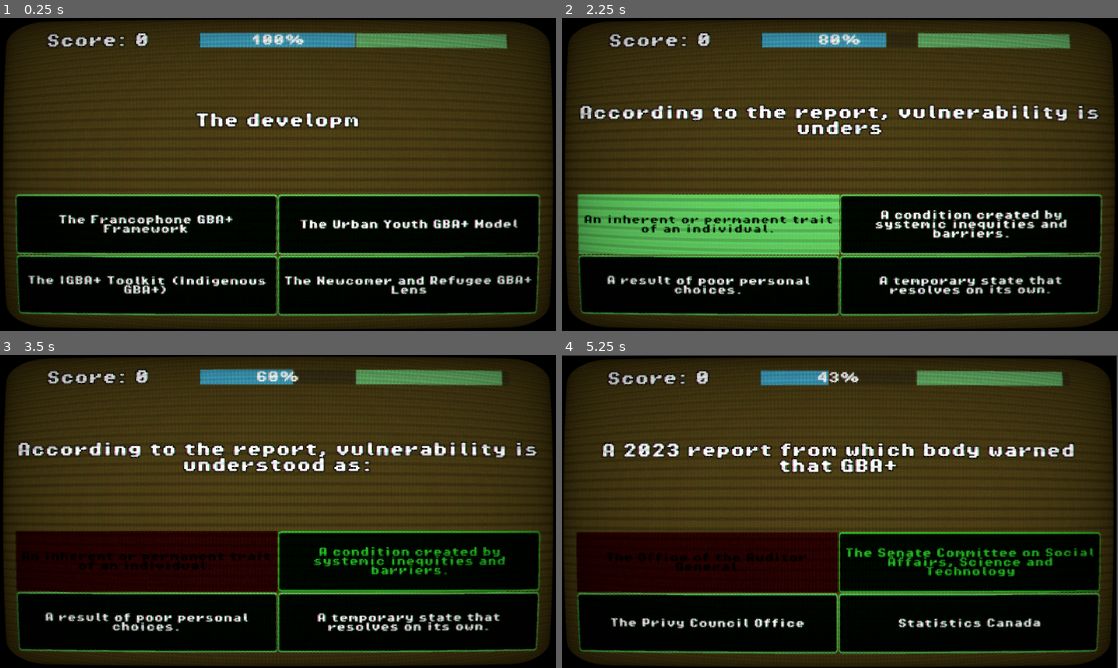
Above: before the commit, frames 1-4 (two rows, left to right).
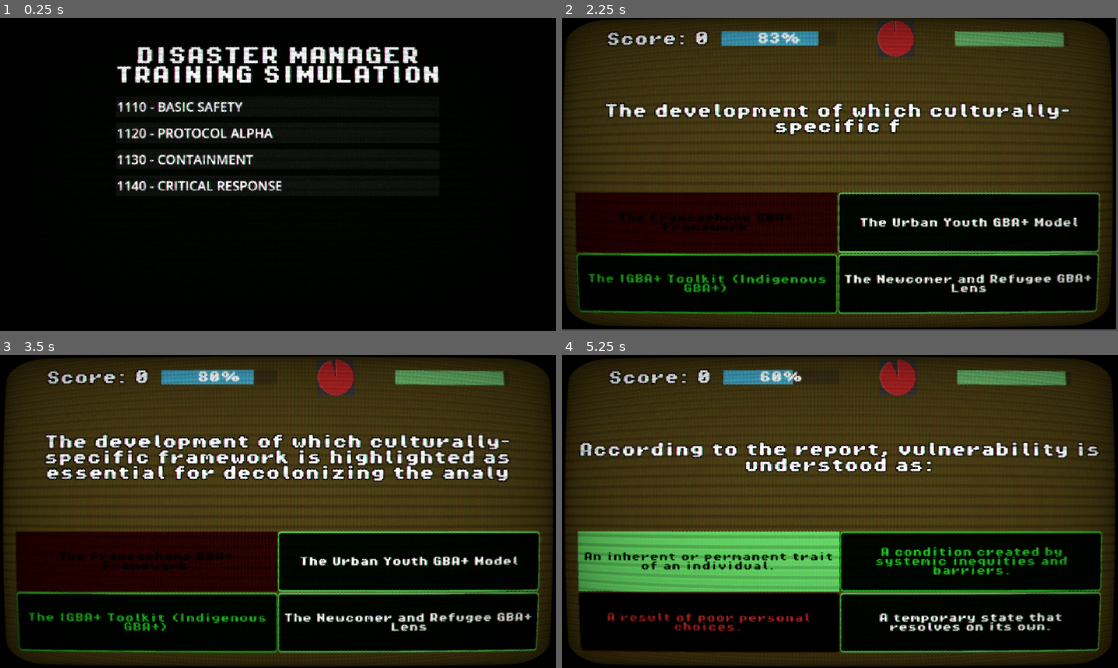
Above: after the commit, the same moments.

Repository: nzach123/multiplechoicequizgame_01a
Game: Godot game, scene res://scenes/MainMenu.tscn
Two runs of this game, one before a commit and one after it. Both use one fixed random seed, a clock stepped at 60 frames per second and the inputs below. Before the commit the project starts from res://scenes/quiz_scene.tscn. Sound files missing from this copy of the repository are replaced by a short silence.
Inputs (mouse positions are in pixels of both pictures, inside the frame that each line leads up to):
- Up to frame 1 (0.25 s): no input
- Up to frame 2 (2.25 s): click (706, 224) at 0.5 s, where only the run before the commit has a clickable "The Francophone GBA+ Framework"; click (840, 105) at 1.25 s, where only the run after the commit has a clickable "1110 - BASIC SAFETY"; click "The Francophone GBA+ Framework" at 2 s
- Up to frame 3 (3.5 s): click "An inherent or permanent trai…" (after the commit: "The Francophone GBA+ Framework") at 2.75 s
- Up to frame 4 (5.25 s): click "A condition created by system…" (after the commit: "The Urban Youth GBA+ Model") at 3.5 s; click "A result of poor personal cho…" at 4.25 s; click "The Office of the Auditor Gen…" (after the commit: "An inherent or permanent trai…") at 5 s

The runs differ from the first frame. In frame 1, 66% of the frame differs, in the area x 0-100%, y 0-100%; in frame 2, 27%; in frame 3, 16%; in frame 4, 24%.

Commit message:
Add main menu and circular timer, refactor scene flow
Introduces a new Main Menu scene and script, updates the project to start at the main menu, and enables course selection with dynamic button generation. Adds a circular timer to the quiz scene with new textures, and updates GameSession to sync the timer. Removes the obsolete QuizData.gd script, and updates AARScreen to return to the main menu instead of restarting the quiz.

Diff:
--- a/project.godot
+++ b/project.godot
@@ -11,7 +11,7 @@
 [application]
 
 config/name="MultipleChoiceQuizGame_01a"
-run/main_scene="uid://b74ltasqu7ps5"
+run/main_scene="res://scenes/MainMenu.tscn"
 config/features=PackedStringArray("4.4", "GL Compatibility")
 config/icon="res://icon.svg"
 
--- /dev/null
+++ b/resources/textures/timer_bg.tres
@@ -0,0 +1,12 @@
+[gd_resource type="GradientTexture2D" load_steps=2 format=3 uid="uid://cu3bc6hhigkdn"]
+
+[sub_resource type="Gradient" id="Gradient_circle_bg"]
+colors = PackedColorArray(0.18, 0.18, 0.18, 1, 0.18, 0.18, 0.18, 1)
+
+[resource]
+gradient = SubResource("Gradient_circle_bg")
+width = 128
+height = 128
+fill = 1
+fill_from = Vector2(0.5, 0.5)
+fill_to = Vector2(0.5, 0)
--- /dev/null
+++ b/resources/textures/timer_fg.tres
@@ -0,0 +1,13 @@
+[gd_resource type="GradientTexture2D" load_steps=2 format=3 uid="uid://bea340qugpmjo"]
+
+[sub_resource type="Gradient" id="Gradient_circle_fg"]
+offsets = PackedFloat32Array(0, 0.95, 1)
+colors = PackedColorArray(1, 0, 0, 1, 1, 0, 0, 1, 1, 0, 0, 0)
+
+[resource]
+gradient = SubResource("Gradient_circle_fg")
+width = 128
+height = 128
+fill = 1
+fill_from = Vector2(0.5, 0.5)
+fill_to = Vector2(0.5, 0)
--- a/scenes/AARScreen.tscn
+++ b/scenes/AARScreen.tscn
@@ -106,9 +106,11 @@
 
 [node name="ScrollContainer" type="ScrollContainer" parent="VBoxContainer"]
 layout_mode = 2
+size_flags_vertical = 3
 
 [node name="VBoxContainer" type="VBoxContainer" parent="VBoxContainer/ScrollContainer"]
 layout_mode = 2
+size_flags_horizontal = 3
 
 [node name="CRTScreen" type="ColorRect" parent="."]
 material = SubResource("ShaderMaterial_luru2")
--- /dev/null
+++ b/scenes/MainMenu.tscn
@@ -0,0 +1,96 @@
+[gd_scene load_steps=6 format=3 uid="uid://c8j7k5m2p1q4n"]
+
+[ext_resource type="Script" uid="uid://bet0vs3tt2bki" path="res://scripts/MainMenu.gd" id="1_menu"]
+[ext_resource type="Theme" uid="uid://dmi3jf6jonyoq" path="res://resources/themes/title_theme.tres" id="1_theme"]
+[ext_resource type="Shader" uid="uid://catxjmc45pfvr" path="res://resources/shaders/crt_screen.gdshader" id="2_shader"]
+[ext_resource type="AudioStream" uid="uid://cwi8tg0tp5a6h" path="res://assets/audio/ClickSFX/click_003.ogg" id="3_sfx"]
+
+[sub_resource type="ShaderMaterial" id="ShaderMaterial_crt"]
+shader = ExtResource("2_shader")
+shader_parameter/overlay = true
+shader_parameter/scanlines_opacity = 0.2
+shader_parameter/scanlines_width = 0.25
+shader_parameter/grille_opacity = 0.15
+shader_parameter/resolution = Vector2(640, 480)
+shader_parameter/pixelate = true
+shader_parameter/roll = true
+shader_parameter/roll_speed = 0.0
+shader_parameter/roll_size = 15.0
+shader_parameter/roll_variation = 1.8
+shader_parameter/distort_intensity = 0.0
+shader_parameter/noise_opacity = 0.0
+shader_parameter/noise_speed = 5.0
+shader_parameter/static_noise_intensity = 0.02
+shader_parameter/aberration = 0.00500005
+shader_parameter/brightness = 1.4
+shader_parameter/discolor = true
+shader_parameter/warp_amount = 0.11
+shader_parameter/clip_warp = false
+shader_parameter/vignette_intensity = 0.3
+shader_parameter/vignette_opacity = 0.5
+
+[node name="MainMenu" type="Control"]
+layout_mode = 3
+anchors_preset = 15
+anchor_right = 1.0
+anchor_bottom = 1.0
+grow_horizontal = 2
+grow_vertical = 2
+script = ExtResource("1_menu")
+
+[node name="ColorRect" type="ColorRect" parent="."]
+layout_mode = 1
+anchors_preset = 15
+anchor_right = 1.0
+anchor_bottom = 1.0
+grow_horizontal = 2
+grow_vertical = 2
+color = Color(0.0156863, 0.054902, 0.0156863, 1)
+
+[node name="VBoxContainer" type="VBoxContainer" parent="."]
+layout_mode = 1
+anchors_preset = 15
+anchor_right = 1.0
+anchor_bottom = 1.0
+grow_horizontal = 2
+grow_vertical = 2
+theme_override_constants/separation = 40
+
+[node name="MarginContainer_Title" type="MarginContainer" parent="VBoxContainer"]
+layout_mode = 2
+theme_override_constants/margin_top = 100
+
+[node name="TitleLabel" type="Label" parent="VBoxContainer/MarginContainer_Title"]
+layout_mode = 2
+theme = ExtResource("1_theme")
+theme_override_font_sizes/font_size = 64
+text = "DISASTER MANAGER
+TRAINING SIMULATION"
+horizontal_alignment = 1
+
+[node name="MarginContainer" type="MarginContainer" parent="VBoxContainer"]
+layout_mode = 2
+theme_override_constants/margin_left = 400
+theme_override_constants/margin_right = 400
+
+[node name="VBoxContainer" type="VBoxContainer" parent="VBoxContainer/MarginContainer"]
+layout_mode = 2
+theme_override_constants/separation = 20
+
+[node name="Button" type="Button" parent="VBoxContainer/MarginContainer/VBoxContainer"]
+layout_mode = 2
+
+[node name="CRTScreen" type="ColorRect" parent="."]
+material = SubResource("ShaderMaterial_crt")
+layout_mode = 1
+anchors_preset = 15
+anchor_right = 1.0
+anchor_bottom = 1.0
+grow_horizontal = 2
+grow_vertical = 2
+mouse_filter = 2
+
+[node name="AudioManager" type="Node" parent="."]
+
+[node name="SFX_Click" type="AudioStreamPlayer" parent="AudioManager"]
+stream = ExtResource("3_sfx")
--- a/scenes/quiz_scene.tscn
+++ b/scenes/quiz_scene.tscn
@@ -8,6 +8,8 @@
 [ext_resource type="AudioStream" uid="uid://caspgfmtl7keh" path="res://assets/audio/ClickSFX/confirmation_002.ogg" id="6_jfjul"]
 [ext_resource type="AudioStream" uid="uid://c2unp3p60uc4n" path="res://assets/audio/ClickSFX/error_001.ogg" id="7_ijcxg"]
 [ext_resource type="AudioStream" uid="uid://c10rpwkshe82c" path="res://assets/audio/Beeps/mixkit-facility-alarm-sound-999.wav" id="7_jfjul"]
+[ext_resource type="Texture2D" uid="uid://cu3bc6hhigkdn" path="res://resources/textures/timer_bg.tres" id="8_timerbg"]
+[ext_resource type="Texture2D" uid="uid://bea340qugpmjo" path="res://resources/textures/timer_fg.tres" id="9_timerfg"]
 
 [sub_resource type="Gradient" id="Gradient_ijcxg"]
 offsets = PackedFloat32Array(0.376471, 1)
@@ -111,6 +113,30 @@
 theme_override_styles/fill = SubResource("StyleBoxFlat_ijcxg")
 value = 100.0
 
+[node name="TimerContainer" type="Control" parent="VBoxContainer/MarginContainer3/HBoxContainer"]
+layout_mode = 2
+size_flags_horizontal = 3
+
+[node name="CircularTimer" type="TextureProgressBar" parent="VBoxContainer/MarginContainer3/HBoxContainer/TimerContainer"]
+layout_mode = 1
+anchors_preset = 8
+anchor_left = 0.5
+anchor_top = 0.5
+anchor_right = 0.5
+anchor_bottom = 0.5
+offset_left = -64.0
+offset_top = -64.0
+offset_right = 64.0
+offset_bottom = 64.0
+grow_horizontal = 2
+grow_vertical = 2
+max_value = 60.0
+step = 0.1
+value = 60.0
+fill_mode = 4
+texture_under = ExtResource("8_timerbg")
+texture_progress = ExtResource("9_timerfg")
+
 [node name="TimerBar" type="ProgressBar" parent="VBoxContainer/MarginContainer3/HBoxContainer"]
 layout_mode = 2
 size_flags_horizontal = 3
--- a/scripts/AARScreen.gd
+++ b/scripts/AARScreen.gd
@@ -68,8 +68,8 @@
 	get_tree().change_scene_to_file("res://scenes/quiz_scene.tscn")
 
 func _on_menu():
-	# For now, just restart. Later we will link to a Main Menu.
-	get_tree().change_scene_to_file("res://scenes/quiz_scene.tscn")
+	# Return to Main Menu
+	get_tree().change_scene_to_file("res://scenes/MainMenu.tscn")
 
 func play_click():
 	sfx_click.play()
--- a/scripts/GameSession.gd
+++ b/scripts/GameSession.gd
@@ -4,6 +4,7 @@
 @onready var question_label = $VBoxContainer/MarginContainer2/QuestionLabel
 @onready var score_label = $VBoxContainer/MarginContainer3/HBoxContainer/ScoreLabel
 @onready var timer_bar = $VBoxContainer/MarginContainer3/HBoxContainer/TimerBar
+@onready var circular_timer = $VBoxContainer/MarginContainer3/HBoxContainer/TimerContainer/CircularTimer
 @onready var integrity_bar = $VBoxContainer/MarginContainer3/HBoxContainer/IntegrityBar
 # NOTE: If you want to show the total round time remaining, add a Label or Bar for it.
 # For now, we rely on the internal timer.
@@ -56,7 +57,10 @@
 		sfx_ambience.play()
 
 	# Load Data and Start
-	if GameManager.load_course_data("1110"): # Ensure this matches your JSON filename
+	# If we have questions loaded (from Main Menu), use them. Otherwise load default (debug/testing).
+	if GameManager.questions_pool.size() > 0:
+		start_game()
+	elif GameManager.load_course_data("1110"):
 		start_game()
 
 	# Camera Setup
@@ -74,7 +78,11 @@
 		else:
 			timer_bar.modulate = Color(1, 1, 1)
 
-	# 2. Handle Screen Shake
+	# 2. Update Round Timer (Circular)
+	if not round_timer.is_stopped():
+		circular_timer.value = round_timer.time_left
+
+	# 3. Handle Screen Shake
 	if shake_strength > 0:
 		shake_strength = lerp(shake_strength, 0.0, shake_decay * delta)
 		camera.offset = Vector2(
--- /dev/null
+++ b/scripts/MainMenu.gd
@@ -0,0 +1,65 @@
+extends Control
+
+# Exported dictionary for category labels
+@export var category_names: Dictionary = {
+	"1110": "BASIC SAFETY",
+	"1120": "PROTOCOL ALPHA",
+	"1130": "CONTAINMENT",
+	"1140": "CRITICAL RESPONSE"
+}
+
+@onready var buttons_container = $VBoxContainer/MarginContainer/VBoxContainer
+@onready var sfx_click = $AudioManager/SFX_Click
+
+# Helper variable to track available question files
+var available_courses = []
+
+func _ready():
+	# Scan for available question files
+	scan_courses()
+	create_menu_buttons()
+
+func scan_courses():
+	var dir = DirAccess.open("res://assets/questions/")
+	if dir:
+		dir.list_dir_begin()
+		var file_name = dir.get_next()
+		while file_name != "":
+			if !dir.current_is_dir() and file_name.ends_with(".json"):
+				var course_id = file_name.replace(".json", "")
+				available_courses.append(course_id)
+			file_name = dir.get_next()
+		available_courses.sort() # Ensure consistent order
+
+func create_menu_buttons():
+	# Clear existing placeholder buttons if any (though we'll build the scene empty)
+	for child in buttons_container.get_children():
+		child.queue_free()
+
+	for course_id in available_courses:
+		var btn = Button.new()
+		var title_style = load("res://resources/themes/title_theme.tres")
+		var display_name = course_id
+		if category_names.has(course_id):
+			display_name = course_id + " - " + category_names[course_id]
+
+		btn.text = display_name
+		btn.alignment = HORIZONTAL_ALIGNMENT_LEFT
+		btn.add_theme_stylebox_override("normal", title_style)
+		btn.add_theme_font_size_override("font_size", 45)
+		# Add some visual flair/theme if needed, or rely on default Theme
+		# We'll rely on the theme assigned to the parent or project default
+
+		btn.pressed.connect(_on_category_selected.bind(course_id))
+		buttons_container.add_child(btn)
+
+func _on_category_selected(course_id):
+	sfx_click.play()
+	# Wait for sound or just go
+	# We'll use a small timer or just switch immediately.
+	# A helper for sound would be nice but we'll keep it simple.
+
+	if GameManager.load_course_data(course_id):
+		get_tree().change_scene_to_file("res://scenes/quiz_scene.tscn")
+	else:
+		print("Failed to load course: " + course_id)
--- a/scripts/QuizData.gd
+++ /dev/null
@@ -1,45 +0,0 @@
-extends Node
-
-var question_bank = []
-
-const QUESTION_FILES = [
-	"res://assets/questions/1110.json",
-	"res://assets/questions/1120.json",
-	"res://assets/questions/1130.json",
-	"res://assets/questions/1140.json",
-]
-
-func _ready() -> void:
-	load_all_questions()
-
-func load_all_questions():
-	for file_path in QUESTION_FILES:
-		var file = FileAccess.open(file_path, FileAccess.READ)
-
-		if file == null:
-			print("ERROR: Could not load question file: ", file_path)
-			continue
-
-		var json = JSON.new()
-		var error = json.parse(content)
-
-		if error != OK:
-			print("ERROR: Failed to parse JSON in file: ", file_path)
-			continue
-
-		var data = json.get_data()
-
-		if data is Array:
-			question_bank.append_array(data)
-
-	question_bank.shuffle()
-	print("Successfully loaded ", question_bank.size(), " total questions.")
-
-func get_all_questions():
-	return question_bank
-
-func get_random_question():
-	if question_bank.is_empty():
-		return null
-
-	return question_bank.pick_random()
Not shown: 1 places in scenes/quiz_scene.tscn that only renumber resources
Not shown, added: scripts/MainMenu.gd.uid
Not shown, removed: scripts/QuizData.gd.uid
